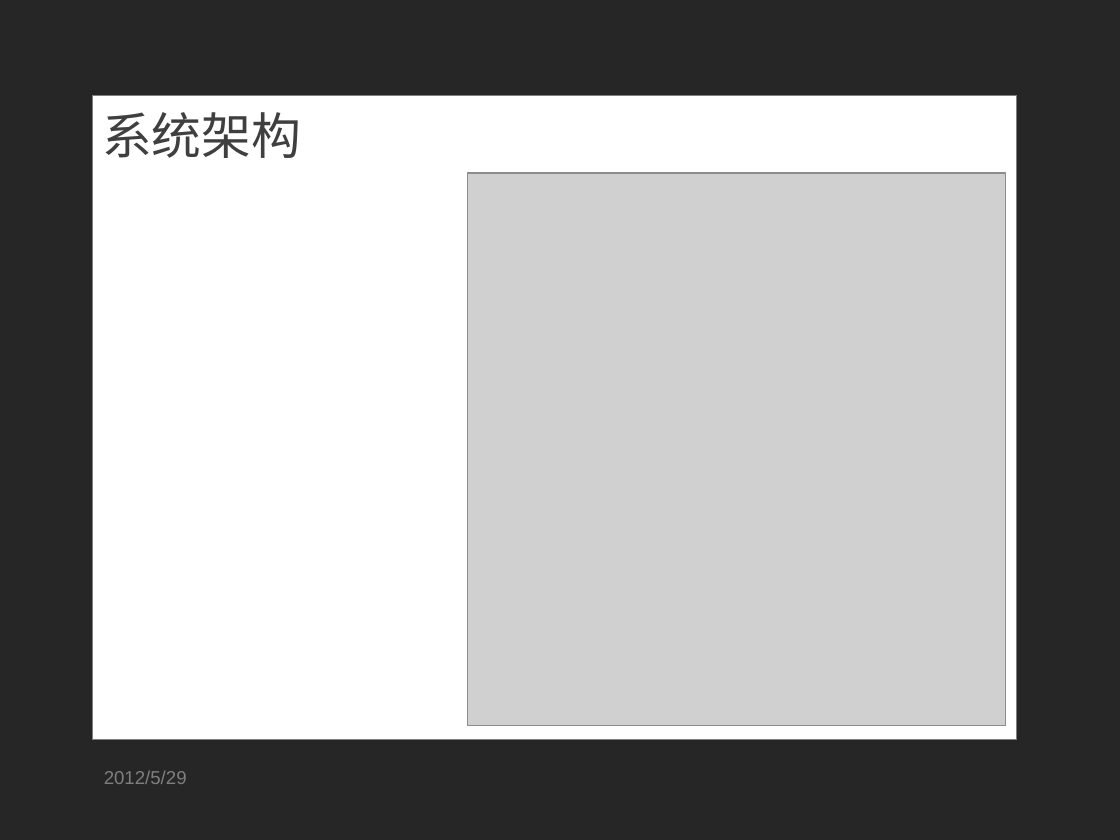
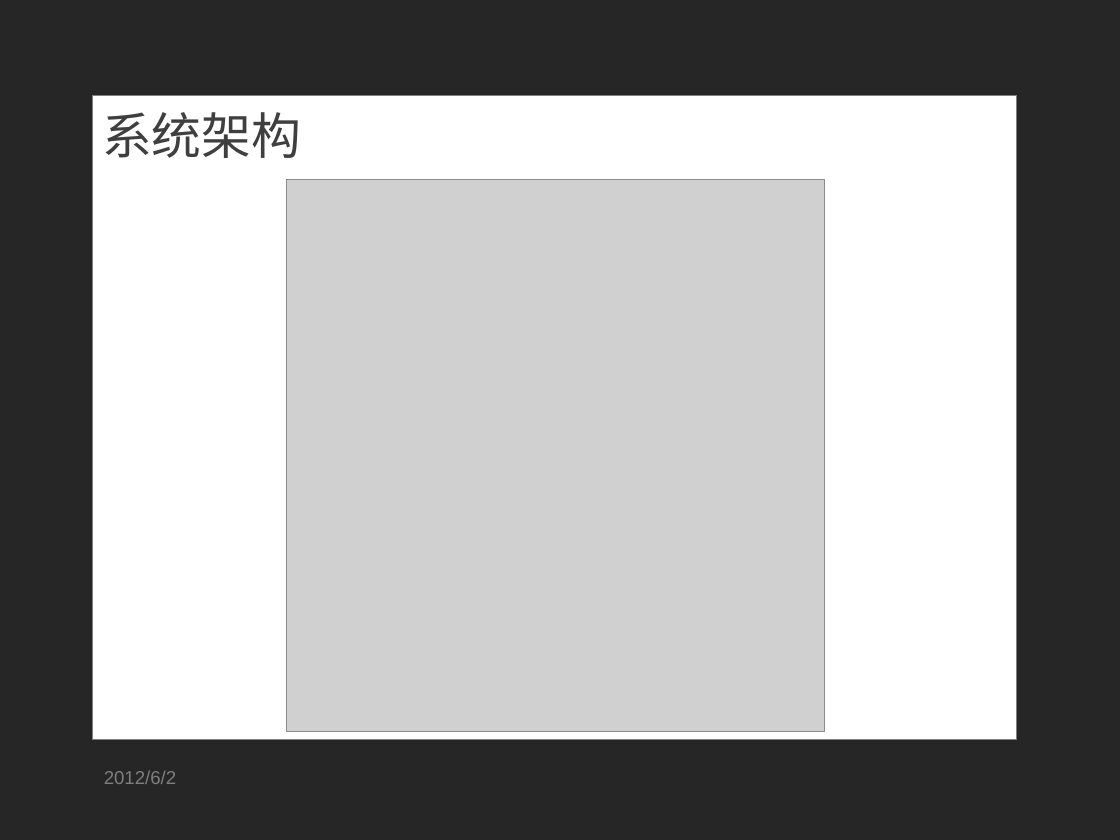
Before and after one commit to SoSkyrim/ricky-tan, a slide deck: slide 6 of work/毕业设计_答辩.pptx. Drawn at 1120x840 pixels with LibreOffice and Linux fonts; fonts in the diff are those of the drawing; grey boxes stand for pictures; background and template pictures are left out. Boxes give left, top, right and bottom in pixels: in the first picture for what was removed or moved away, otherwise in the second. Text is boxed around its words. In the diff, an @@ line names an element or a change of style, - is before the commit and + after.

```diff
--- a/work/毕业设计_答辩.pptx
+++ b/work/毕业设计_答辩.pptx
@@ picture: place and size @@
-picture at (467, 174, 1005, 726)
+picture at (287, 179, 824, 731)
@@ text at (104, 770, 177, 784): text changed @@
-2012/5/29
+2012/6/2
```
Also in this commit, not shown: 18 other slides changed.
